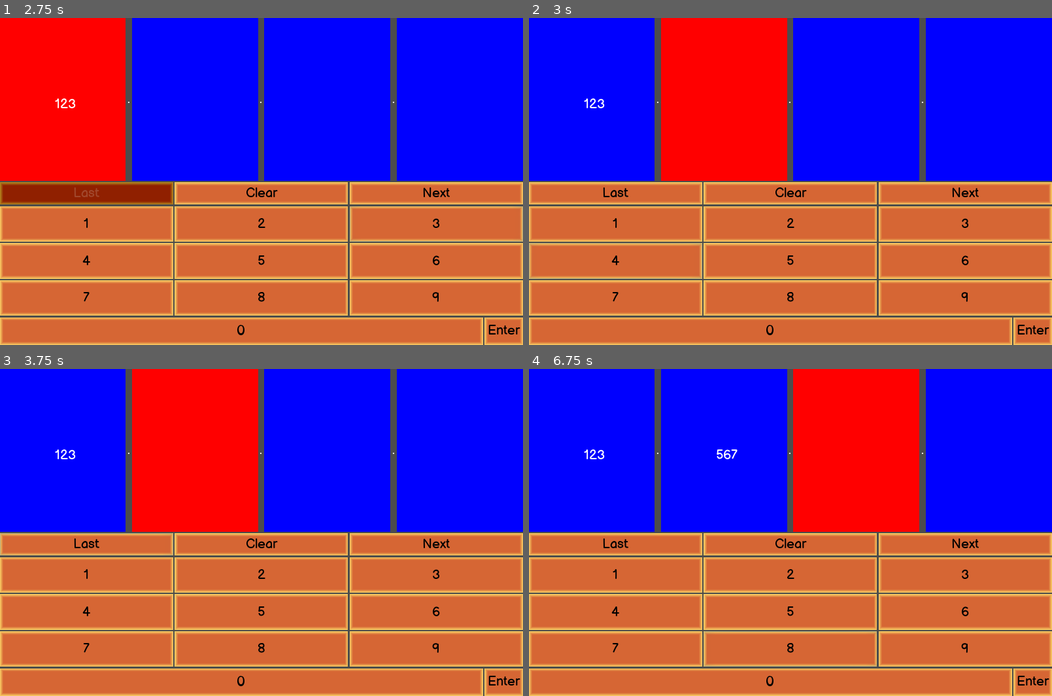
Above: before the commit, frames 1-4 (two rows, left to right).
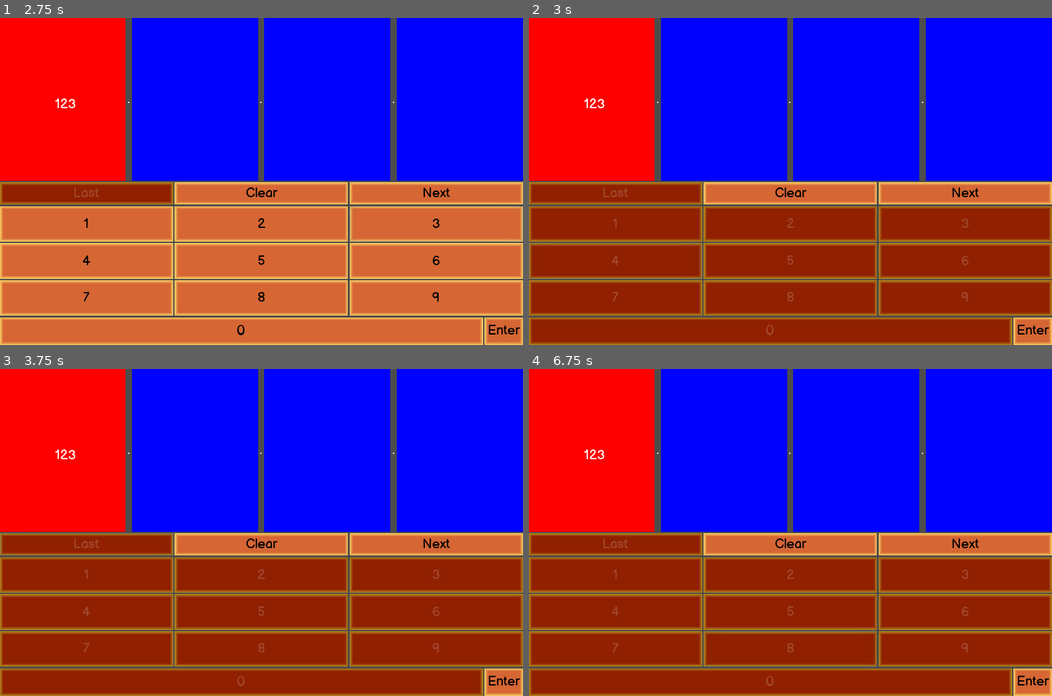
Above: after the commit, the same moments.

Repository: RaccoonHandsProductions/CanningSeason
Game: Godot game, scene res://UI/IPEntryControl.tscn
Same seed, same stepped clock (60 frames per second), same inputs: the game is played once before the commit and once after it. This scene is started directly instead of the project's main scene.
Inputs (mouse positions are in pixels of both pictures, inside the frame that each line leads up to):
- Up to frame 1 (2.75 s): click "1" at 0.5 s; click "2" at 1.25 s; click "3" at 2 s
- Up to frame 2 (3 s): click "4" at 2.75 s
- Up to frame 3 (3.75 s): click (88, 545) at 3.5 s, where only the run before the commit has a clickable "Last"
- Up to frame 4 (6.75 s): click (790, 610) at 4.25 s, where only the run before the commit has a clickable "5"; click (963, 610) at 5 s, where only the run before the commit has a clickable "6"; click (617, 650) at 5.75 s, where only the run before the commit has a clickable "7"; click (790, 650) at 6.5 s, where only the run before the commit has a clickable "8"

Frame 1 is identical in both runs. In frame 2, 66% of the frame differs, in the area x 0-100%, y 0-100%; in frame 3, 66%; in frame 4, 66%.
Error before the commit: Invalid call. Nonexistent function 'length' in base 'Array'. (res://UI/IPEntryControl.gd:117)

Commit message:
fixed some bugs

Diff:
--- a/project/UI/IPEntryControl.gd
+++ b/project/UI/IPEntryControl.gd
@@ -11,7 +11,6 @@
 var current_field_index := 1
 var ip_octet : String
 var ip_array = []
-
 
 onready var field_one = get_node("VBoxContainer/OctetDisplay/OctetField")
 onready var field_two = get_node("VBoxContainer/OctetDisplay/OctetField2")
@@ -42,24 +41,19 @@
 			if octet < 0 or octet > 255:
 				assert(false, "your IP does not exist")
 			else:
-				print(octet_0 +"."+ octet_1 +"."+ octet_2 +"."+ octet_3)
 				return(octet_0 +"."+ octet_1 +"."+ octet_2 +"."+ octet_3)
 
 func on_number_Button_pressed(num:int):
-		if ip_octet.length() < 3:
-			ip_octet += str(num) #creates octet string
-			current_section_label.text += str(num)
-		elif ip_octet.length() == 3:
-			ip_array.append(ip_octet)
-			ip_octet = ""
-			current_field_index += 1
-			_choose_Display_field(current_field_index)
-
-		if ip_array.size() == 4 :
-			for buttons in button_array:
-				buttons.disabled = true
-
+	if ip_octet.length() <= 2:
+		ip_octet += str(num) #creates octet string
+		current_section_label.text += str(num)
+	elif ip_octet.length() == 3:
+		ip_array.append(ip_octet)
+		ip_octet = ""
 		update()
+		for buttons in button_array:
+			buttons.disabled = true
+	print(ip_array)
 
 func _choose_Display_field(field):
 	match field:
@@ -108,22 +102,23 @@
 			update()
 
 func _on_NextBoxPriority_pressed():
+	for buttons in button_array:
+		buttons.disabled = false
+	ip_octet = ""
 	current_field_index += 1
 	_choose_Display_field(current_field_index)
-	ip_array.append(ip_octet)
-	ip_octet = ""
 
 func _on_PreviousBoxPriority_pressed():
-	ip_array.pop_at(ip_array.length()-1)
+	ip_array.pop_back()
+	current_section_label.text = ""
+	current_field_index -= 1
+	_choose_Display_field(current_field_index)
+	ip_array.pop_back()
 	current_section_label.text = ""
 	if button_array[2].disabled == true:
 		for buttons in button_array:
 				buttons.disabled = false
-	current_field_index -= 1
-	_choose_Display_field(current_field_index)
-	ip_array.append(ip_octet)
-	ip_octet = ""
-
+	print(ip_array)
 
 func _on_ClearBox_pressed():
 	ip_array.clear()
@@ -139,10 +134,11 @@
 	nextButton.disabled = false
 	_choose_Display_field(current_field_index)
 
-
 func _on_enterButton_pressed():
 	ip_array.append(ip_octet)
 	ip_octet = ""
-	print(ip_array)
-	finialize_address(ip_array.pop_front(), ip_array.pop_front(), ip_array.pop_front(), ip_array.pop_front())
+	if ip_array.size() == 4:
+		finialize_address(ip_array.pop_front(), ip_array.pop_front(), ip_array.pop_front(), ip_array.pop_front())
+	else:
+		assert(false, "IP is not complete")
 	#close scene and use ip
